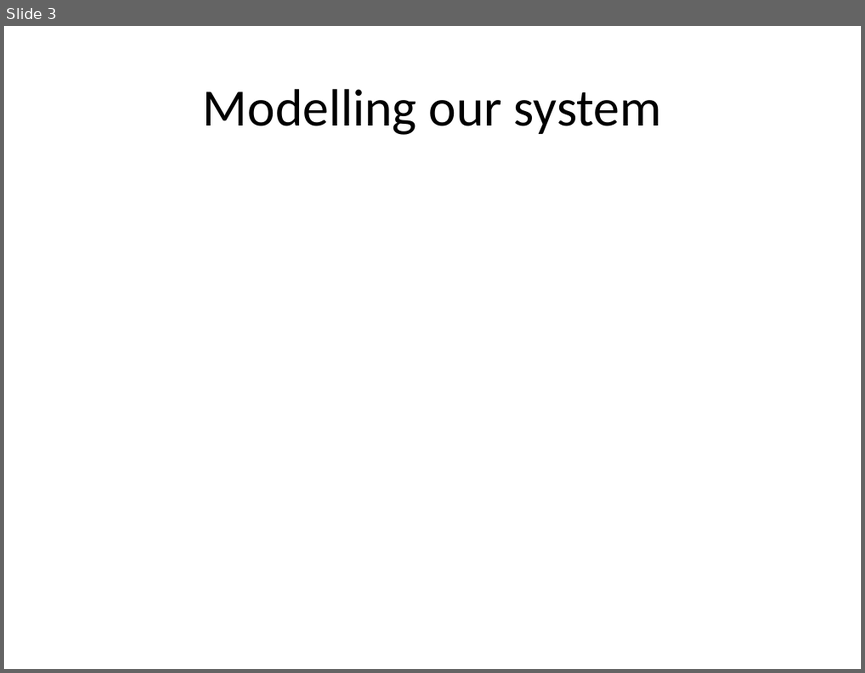
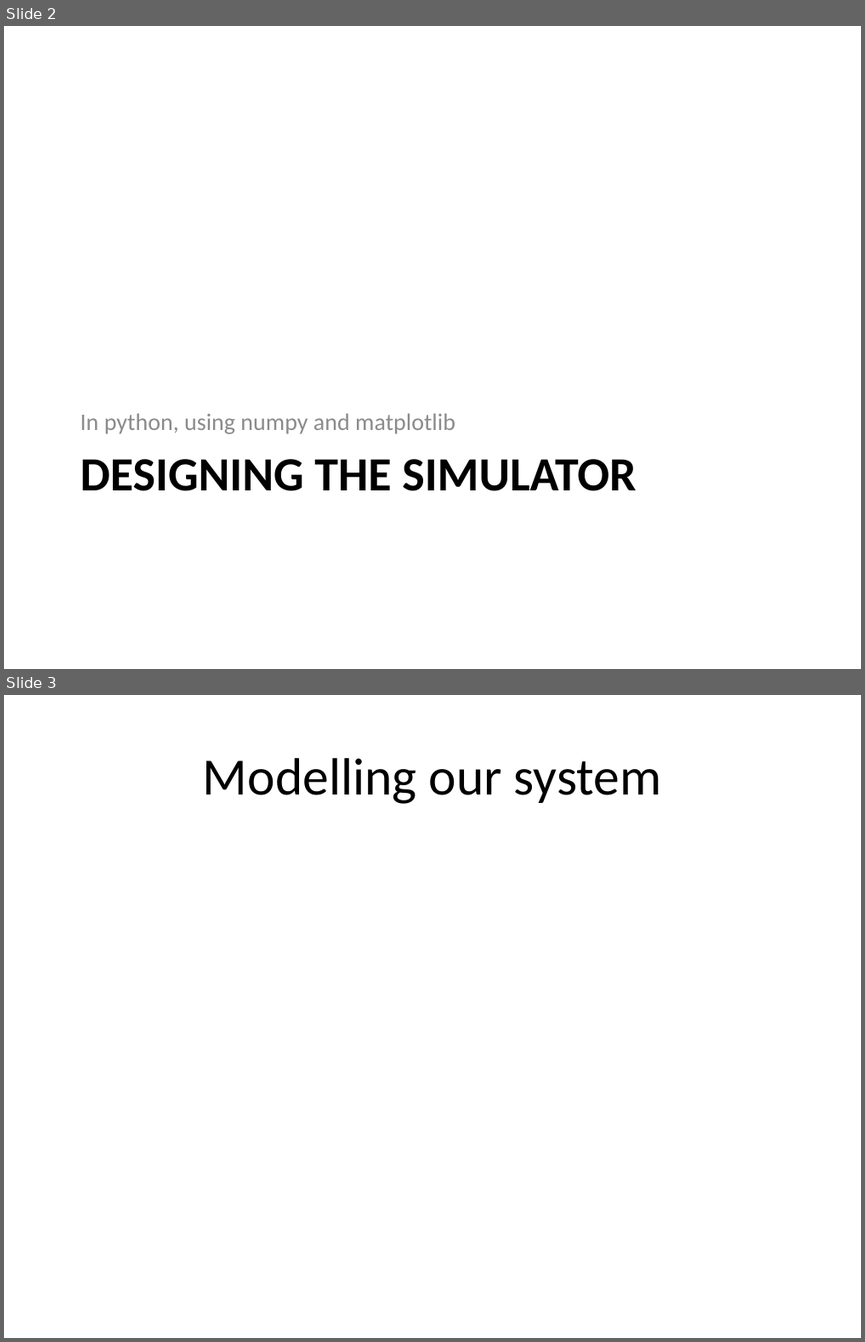
Before and after one commit to eric-wieser/cued-icw, a slide deck: powerpoint.pptx. Shown one above the other, each under a label of ours: slide 3 before the commit, slides 2 and 3 after it. The pictures are 865x673 and 865x1342 pixels, drawn with LibreOffice and Linux fonts; fonts in the diff are those of the drawing; grey boxes stand for pictures. Boxes give left, top, right and bottom in pixels: in the first picture for what was removed or moved away, otherwise in the second. Text is boxed around its words. In the diff, an @@ line names an element or a change of style, - is before the commit and + after.

```diff
--- a/powerpoint.pptx
+++ b/powerpoint.pptx
@@ slide 2 added at (4, 26, 861, 669), background #FFFFFF @@
@@ text added at (80, 413, 455, 434), 20 pt, text #8C8C8C @@
+In python, using numpy and matplotlib
@@ title added at (80, 459, 636, 491), 40 pt, text #000000, bold @@
+DESIGNING THE SIMULATOR
```
Also in this commit, not shown: 10 slides changed, 1 other slide added, 1 slide removed.
